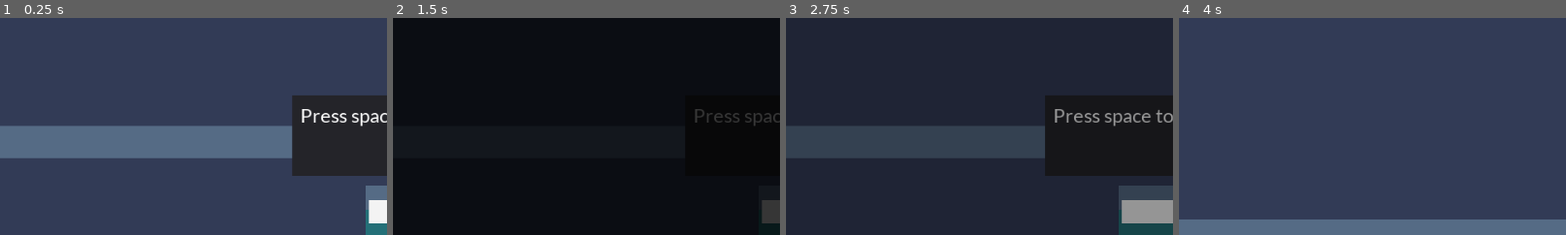
Above: before the commit, frames 1-4 (left to right).
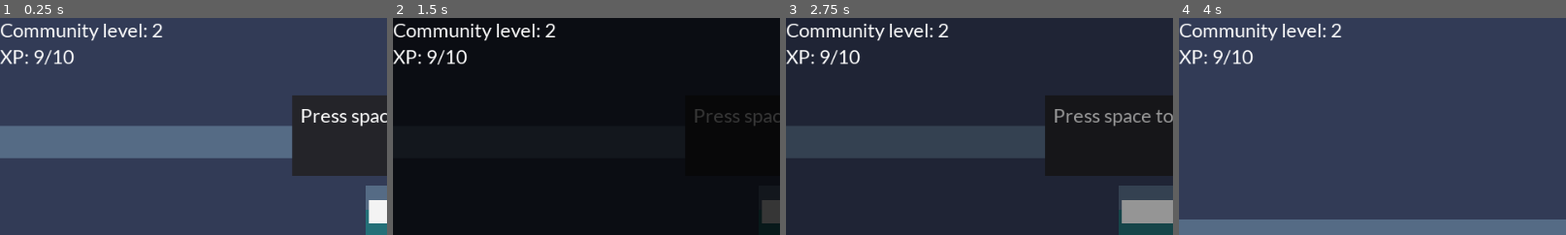
Above: after the commit, the same moments.

Repository: deengames-prototypes/frontier-planet
Game: Godot game, scene res://Main.tscn
The game is run twice, just before and just after one commit, with the same random seed, the same clock (stepped at 60 frames per second) and the same inputs.
Inputs:
- Up to frame 1 (0.25 s): no input
- Up to frame 2 (1.5 s): tap Space at 0.5, 1.25 s; hold Right (ui_right) 0.53-1.28 s; tap Enter (ui_accept) at 0.77 s; hold Down (ui_down) from 1.28 s (still down)
- Up to frame 3 (2.75 s): tap Enter (ui_accept) at 1.52 s; tap Space at 2 s; release Down (ui_down) at 2.03 s; hold Right (ui_right) from 2.03 s (still down)
- Up to frame 4 (4 s): tap Space at 2.75 s; release Right (ui_right) at 2.78 s; hold Up (ui_up) 2.78-3.53 s; tap Enter (ui_accept) at 3.02, 3.77 s; hold Left (ui_left) from 3.53 s (still down)
The pictures show only the part of the screen within x 0-50%, y 0-50%; the shares and areas given below are measured in that part.

The runs differ from the first frame. In frame 1, 1.6% of the frame differs, in the area x 0-43%, y 2-22%; in frame 2, 1.6%; in frame 3, 1.6%; in frame 4, 1.6%.

Commit message:
Community points + level + UI: done!

Diff:
--- a/prototype/Entities/World/NPC.gd
+++ b/prototype/Entities/World/NPC.gd
@@ -43,6 +43,10 @@
 				var message = quest_completions[quest_index]
 				if quest_index + 1 < len(quest_dialogs):
 					message += "\n" + quest_dialogs[quest_index + 1]
+				else:
+					# QUEST DONE
+					Globals.gain_community_points(1)
+
 				return message
 			else:
 				return quest_dialogs[quest_index]
--- a/prototype/Globals.gd
+++ b/prototype/Globals.gd
@@ -1,11 +1,14 @@
 extends Node
 
 const FOREST_ITEMS_TO_SPAWN = 3
+const COMMUNITY_XP_TO_LEVEL_UP = 10
+
+var player # used for easy handling of stuff like freeze
 
 # Used when transitioning from map => fishing => map
-var player # used for easy handling of stuff like freeze
-var player_position:Vector2 = Vector2.ZERO
+var player_position:Vector2 = Vector2.ZERO # saved to transition to/from fishing
 var player_inventory = [] # Array of strings for now
+
 # a hack of a hack of a hack; keep NPC[0]'s quest state
 var quest_indicies = {
 	"Farmer": 0
@@ -13,6 +16,9 @@
 
 # Items spawned today; removed on consumption
 var forest_items = []
+
+var community_xp = 9
+var community_level = 2
 
 func sanitize_name(item_name):
 	# Not sure why it *sometimes* is like @Sockeye@5
@@ -22,3 +28,14 @@
 		item_name = item_name.substr(0, item_name.find('@'))
 	item_name = item_name.to_lower()
 	return item_name
+
+func gain_community_points(amount):
+	community_xp += amount
+	var levelled_up = false
+
+	while community_xp >= COMMUNITY_XP_TO_LEVEL_UP:
+		community_xp -= COMMUNITY_XP_TO_LEVEL_UP
+		community_level += 1
+		levelled_up = true
+
+	return levelled_up
--- /dev/null
+++ b/prototype/MapUI.gd
@@ -0,0 +1,8 @@
+extends CanvasLayer
+
+func _process(delta):
+	# Overkill but keeps it up-to-date
+	# TODO: have an event bus and hook to that on points/level-up
+
+	$Label.text = "Community level: " + str(Globals.community_level)
+	$Label.text += "\nXP: " + str(Globals.community_xp) + "/" + str(Globals.COMMUNITY_XP_TO_LEVEL_UP)
--- a/prototype/Scripts/SceneManagement.gd
+++ b/prototype/Scripts/SceneManagement.gd
@@ -1,6 +1,7 @@
 extends Node
 
 const MapPlayer = preload("res://Entities/World/MapPlayer.tscn")
+const MapUI = preload("res://UI/MapUI.tscn")
 
 var _current_scene
 
@@ -15,6 +16,9 @@
 	else:
 		player.position = Vector2(100, 100)
 
+	# add community points thing
+	current_scene.add_child(MapUI.instance())
+
 static func change_scene_to(tree, scene_instance):
 	var root = tree.get_root()
 	var current_scene = root.get_child(root.get_child_count() - 1)
--- /dev/null
+++ b/prototype/UI/MapUI.tscn
@@ -0,0 +1,14 @@
+[gd_scene load_steps=3 format=2]
+
+[ext_resource path="res://MapUI.gd" type="Script" id=1]
+[ext_resource path="res://DefaultFont.tres" type="DynamicFont" id=2]
+
+[node name="MapUI" type="CanvasLayer"]
+script = ExtResource( 1 )
+
+[node name="Label" type="Label" parent="."]
+margin_right = 40.0
+margin_bottom = 14.0
+custom_fonts/font = ExtResource( 2 )
+text = "Community Level: 3
+XP: 0/10"
